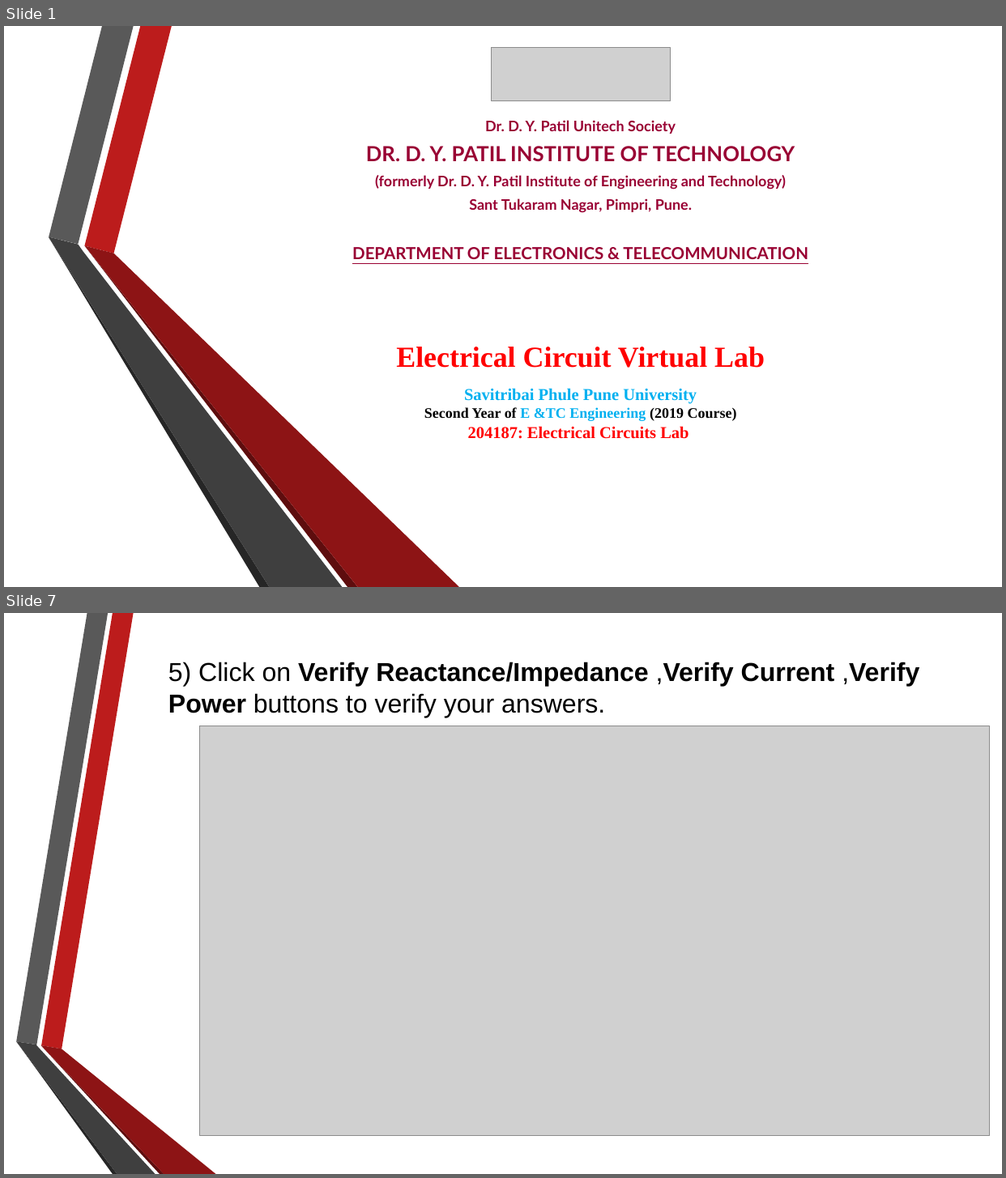
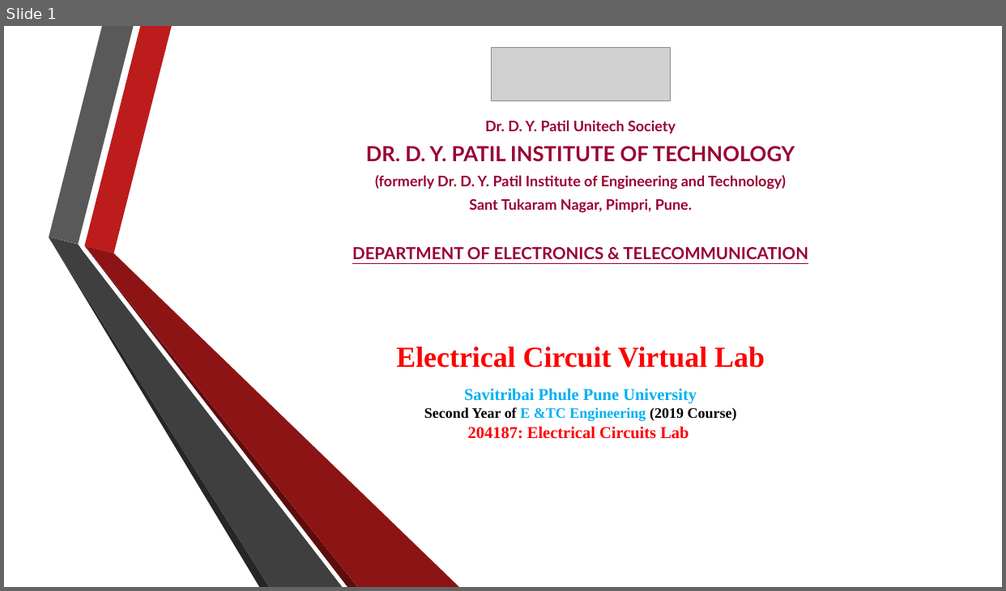
Before and after one commit to RahulAgrwal/Electrical-Virtual-lab, a slide deck: exp2/theoryimage/Procedure.pptx. Shown one above the other, each under a label of ours: slides 1 and 7 before the commit, slide 1 after it; the slides between them are not shown. The pictures are 1006x1178 and 1006x591 pixels, drawn with LibreOffice and Linux fonts; fonts in the diff are those of the drawing; grey boxes stand for pictures; background and template pictures are left out. Boxes give left, top, right and bottom in pixels: in the first picture for what was removed or moved away, otherwise in the second. Text is boxed around its words. In the diff, an @@ line names an element or a change of style, - is before the commit and + after.

```diff
--- a/exp2/theoryimage/Procedure.pptx
+++ b/exp2/theoryimage/Procedure.pptx
@@ slide 7 removed at [4, 613, 1002, 1174], background picture (left out) @@
@@ text removed at [168, 662, 919, 717] @@
-5) Click on Verify Reactance/Impedance ,Verify Current ,Verify Power buttons to verify your answers.
@@ picture removed at [199, 726, 989, 1136] @@
@@ group removed at [16, 613, 216, 1174]: 6 freeform shapes @@
```
Also in this commit, not shown: 1 slide changed, 5 slides added, 6 other slides removed, 1 other file.
